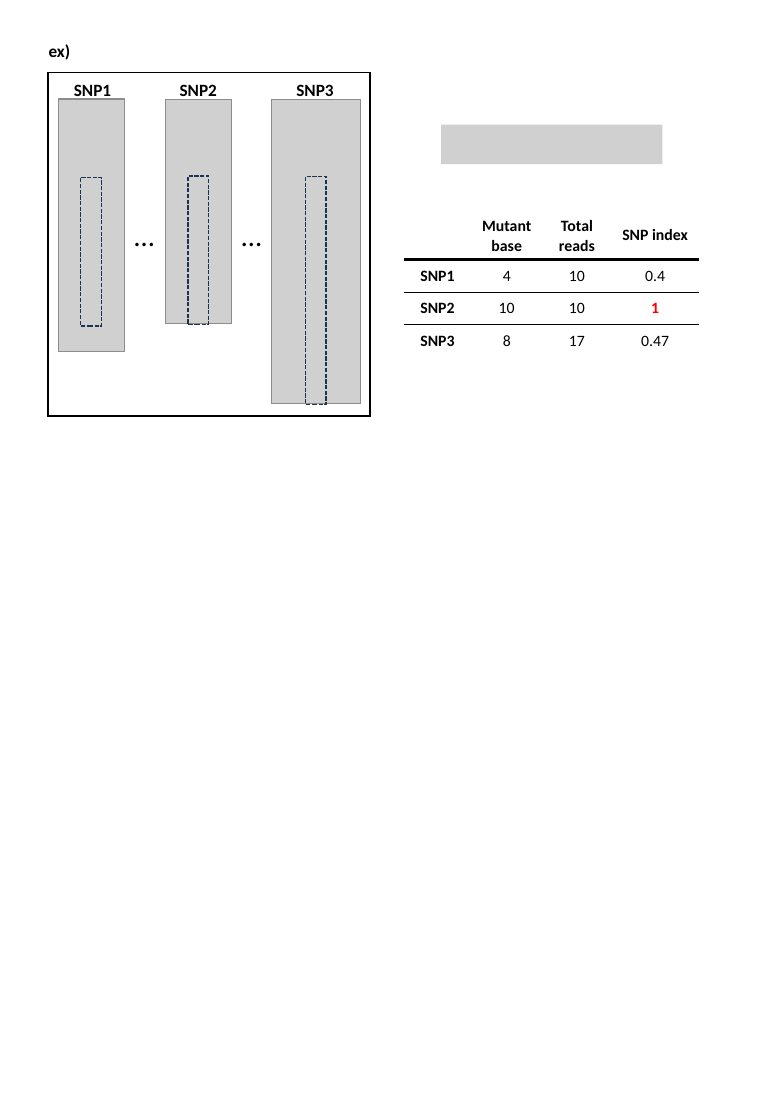
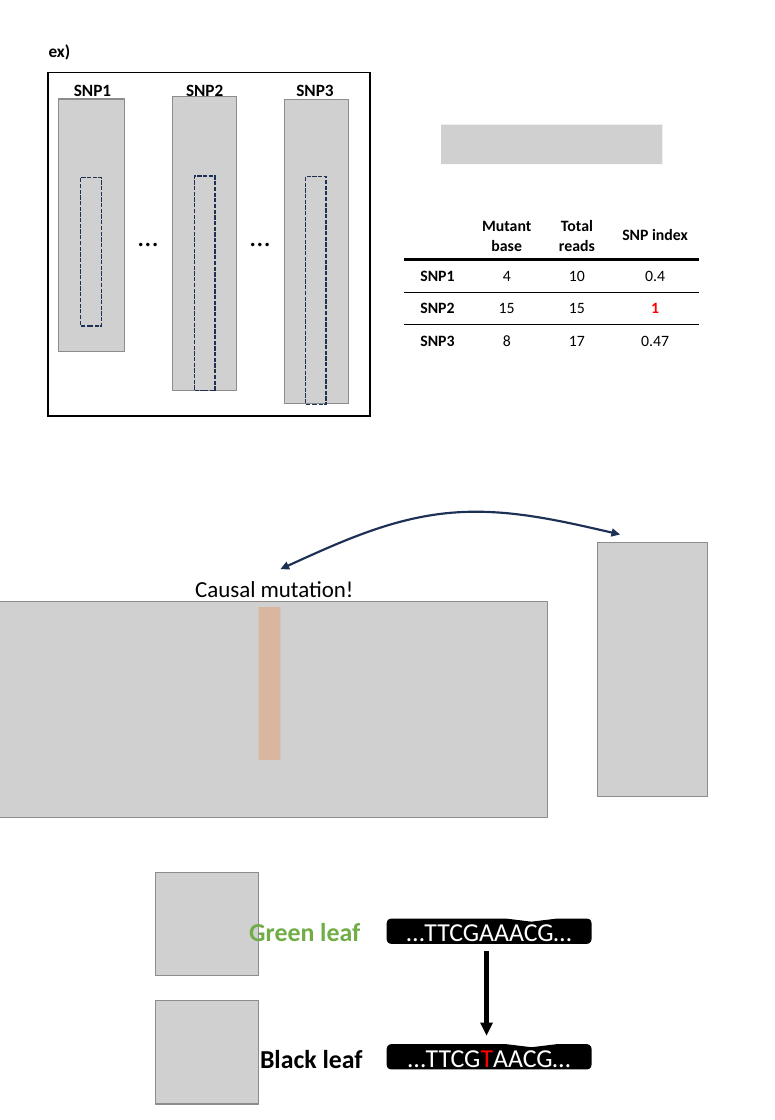
Before and after one commit to slt666666/FAO_lecture, a slide deck: slide 12 of FAO_2024/mutmapqtlseq.pptx. Drawn at 775x1120 pixels with LibreOffice and Linux fonts; fonts in the diff are those of the drawing; grey boxes stand for pictures. Boxes give left, top, right and bottom in pixels: in the first picture for what was removed or moved away, otherwise in the second. Text is boxed around its words. In the diff, an @@ line names an element or a change of style, - is before the commit and + after.

```diff
--- a/FAO_2024/mutmapqtlseq.pptx
+++ b/FAO_2024/mutmapqtlseq.pptx
@@ text "SNP2" moved from (x1=180, y1=84, x2=217, y2=100) to (x1=186, y1=82, x2=223, y2=97) @@
@@ picture resized from (x1=165, y1=99, x2=231, y2=323) to (x1=173, y1=96, x2=238, y2=391) @@
@@ picture resized from (x1=272, y1=99, x2=361, y2=403) to (x1=284, y1=99, x2=348, y2=403) @@
@@ rectangle resized from (x1=188, y1=176, x2=209, y2=324) to (x1=194, y1=176, x2=215, y2=391) @@
@@ text "…" moved from (x1=106, y1=212, x2=182, y2=257) to (x1=111, y1=212, x2=186, y2=257) @@
@@ text "…" moved from (x1=214, y1=213, x2=289, y2=258) to (x1=222, y1=213, x2=298, y2=258) @@
@@ table at (x1=404, y1=211, x2=699, y2=356) @@
-row 3, column 2: 10
+row 3, column 2: 15
-row 3, column 3: 10
+row 3, column 3: 15
@@ freeform shape added at (x1=280, y1=512, x2=620, y2=568), outline #1E3256 1.5 pt @@
@@ picture added at (x1=597, y1=541, x2=708, y2=796) @@
@@ text added at (x1=195, y1=581, x2=354, y2=603), 16 pt, text #000000 @@
+Causal mutation!
@@ picture added at (x1=0, y1=601, x2=548, y2=817) @@
@@ rectangle added at (x1=258, y1=607, x2=280, y2=759), fill #ED7D31 at 30% opacity @@
@@ picture added at (x1=155, y1=872, x2=258, y2=975) @@
@@ text added at (x1=249, y1=920, x2=360, y2=948), 18 pt, text #70AD47, bold @@
+Green leaf
@@ rounded speech box added at (x1=388, y1=919, x2=591, y2=942), fill #000000, outline #000000 1 pt, 18 pt, text #FFFFFF @@
+…TTCGAAACG…
@@ arrow added from (487, 951) to (487, 1035), #000000 3 pt @@
@@ picture added at (x1=155, y1=1000, x2=258, y2=1104) @@
@@ rounded speech box added at (x1=388, y1=1045, x2=591, y2=1068), fill #000000, outline #000000 1 pt, 18 pt, text #FFFFFF @@
+…TTCGTAACG…
@@ text added at (x1=260, y1=1050, x2=363, y2=1069), 18 pt, text #000000, bold @@
+Black leaf
```
Also in this commit, not shown: 3 other files.
